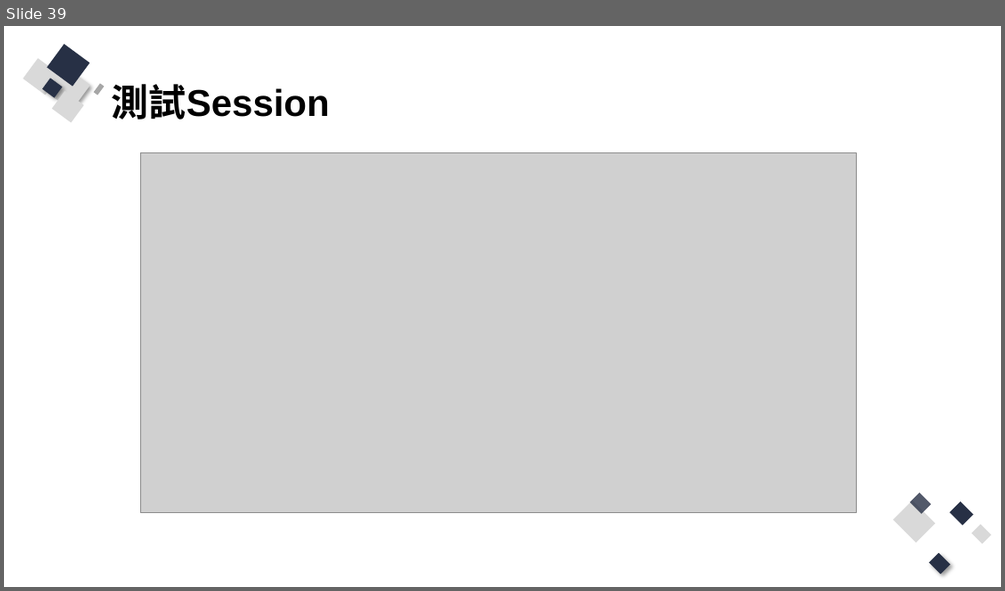
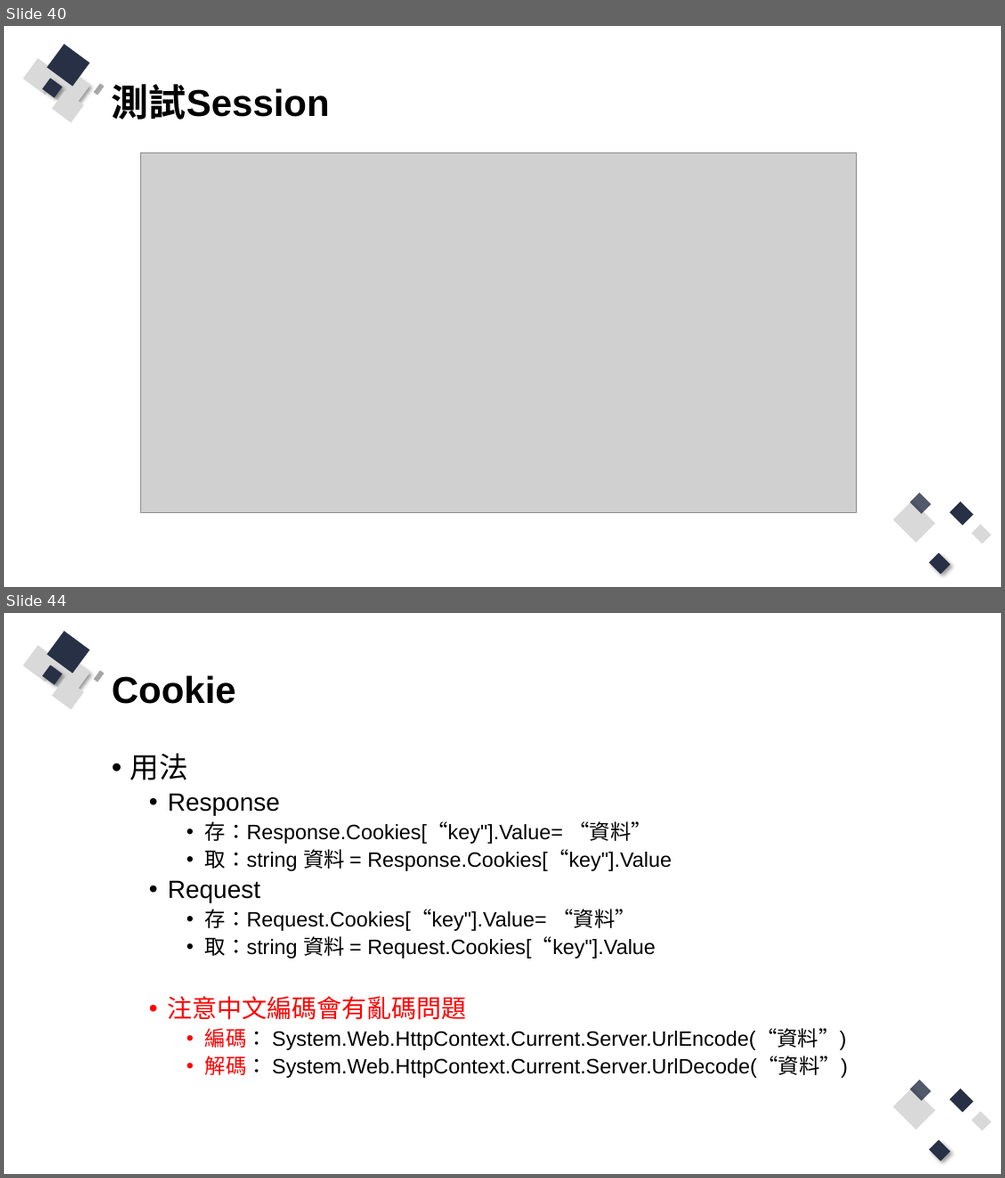
Before and after one commit to Q81JIAXIONG/-, a slide deck: 投影片/2.asp.net webform 框架.pptx. Shown one above the other, each under a label of ours: slide 39 before the commit, slides 40 and 44 after it; the slides between them are not shown. The pictures are 1005x591 and 1005x1178 pixels, drawn with LibreOffice and Linux fonts; fonts in the diff are those of the drawing; grey boxes stand for pictures. Boxes give left, top, right and bottom in pixels: in the first picture for what was removed or moved away, otherwise in the second. Text is boxed around its words. In the diff, an @@ line names an element or a change of style, - is before the commit and + after.

```diff
--- a/投影片/2.asp.net webform 框架.pptx
+++ b/投影片/2.asp.net webform 框架.pptx
@@ slide 44 added at (4, 613, 1001, 1174), background #FFFFFF; not listed: 13 template elements that a slide beside it also shows @@
@@ title added at (112, 675, 236, 704), 36 pt, text #000000, bold @@
+Cookie
@@ text added at (130, 753, 848, 1078), 20 pt, text #000000 @@
+• 用法
+  • Response
+    • 存：Response.Cookies[“key"].Value= “資料”
+    • 取：string 資料 = Response.Cookies[“key"].Value
+  • Request
+    • 存：Request.Cookies[“key"].Value= “資料”
+    • 取：string 資料 = Request.Cookies[“key"].Value
+  • 注意中文編碼會有亂碼問題
+    • 編碼： System.Web.HttpContext.Current.Server.UrlEncode(“資料”)
+    • 解碼： System.Web.HttpContext.Current.Server.UrlDecode(“資料”)
@@ what was slide 39 is now slide 40 @@
```
Also in this commit, not shown: 7 slides changed, 9 other slides added, 3 slides removed, 15 other files.
